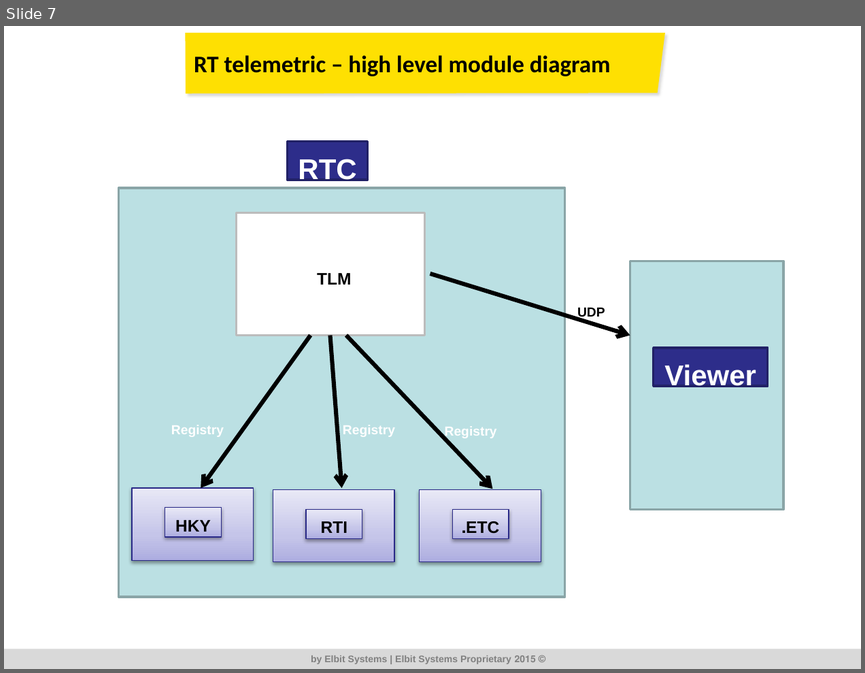
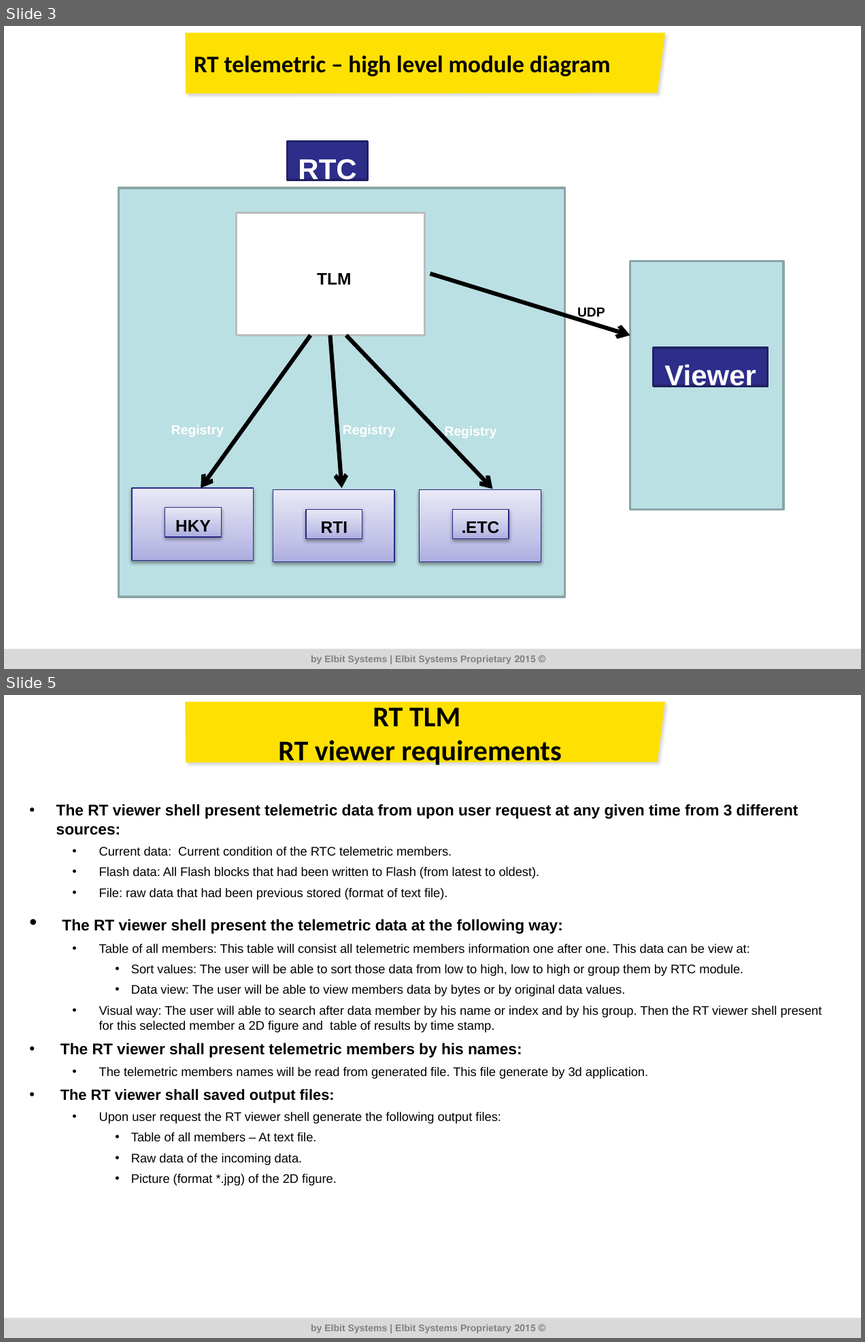
Before and after one commit to RoeeZinoueCommIT/Elbit_Telemetric, a slide deck: DR/Ver_1_002/ALPstar_TLM_DR_1_002.pptx. Shown one above the other, each under a label of ours: slide 7 before the commit, slides 3 and 5 after it; the slides between them are not shown. The pictures are 865x673 and 865x1342 pixels, drawn with LibreOffice and Linux fonts; fonts in the diff are those of the drawing; background and template pictures are left out. Boxes give left, top, right and bottom in pixels: in the first picture for what was removed or moved away, otherwise in the second. Text is boxed around its words. In the diff, an @@ line names an element or a change of style, - is before the commit and + after.

Commit message:
Commit fix: a. RTC: change header place to be first 2 byte in each packets at current values. b. RT viewer: Fix some issues and stability bugs.

```diff
--- a/DR/Ver_1_002/ALPstar_TLM_DR_1_002.pptx
+++ b/DR/Ver_1_002/ALPstar_TLM_DR_1_002.pptx
@@ slide 5 added at bbox=[4, 695, 861, 1338], background #FFFFFF at 68% opacity; not listed: 4 template elements that a slide beside it also shows @@
@@ title added at bbox=[278, 707, 561, 768], 24 pt, text #000000, bold @@
+RT TLM
+RT viewer requirements
@@ text added at bbox=[56, 804, 822, 1185], 10.5 pt, text #000000 @@
+• The RT viewer shell present telemetric data from upon user request at any given time from 3 different sources:
+  • Current data: Current condition of the RTC telemetric members.
+  • Flash data: All Flash blocks that had been written to Flash (from latest to oldest).
+  • File: raw data that had been previous stored (format of text file).
+• The RT viewer shell present the telemetric data at the following way:
+  • Table of all members: This table will consist all telemetric members information one after one. This data can be view at:
+    • Sort values: The user will be able to sort those data from low to high, low to high or group them by RTC module.
+    • Data view: The user will be able to view members data by bytes or by original data values.
+  • Visual way: The user will able to search after data member by his name or index and by his group. Then the RT viewer shell present for this selected member a 2D figure and table of results by time stamp.
+• The RT viewer shall present telemetric members by his names:
+  • The telemetric members names will be read from generated file. This file generate by 3d application.
+• The RT viewer shall saved output files:
+  • Upon user request the RT viewer shell generate the following output files:
+    • Table of all members – At text file.
+    • Raw data of the incoming data.
+    • Picture (format *.jpg) of the 2D figure.
@@ what was slide 7 is now slide 3 @@
```
Also in this commit, not shown: 4 slides changed, 4 other slides added, 2 slides removed, 43 other files.
